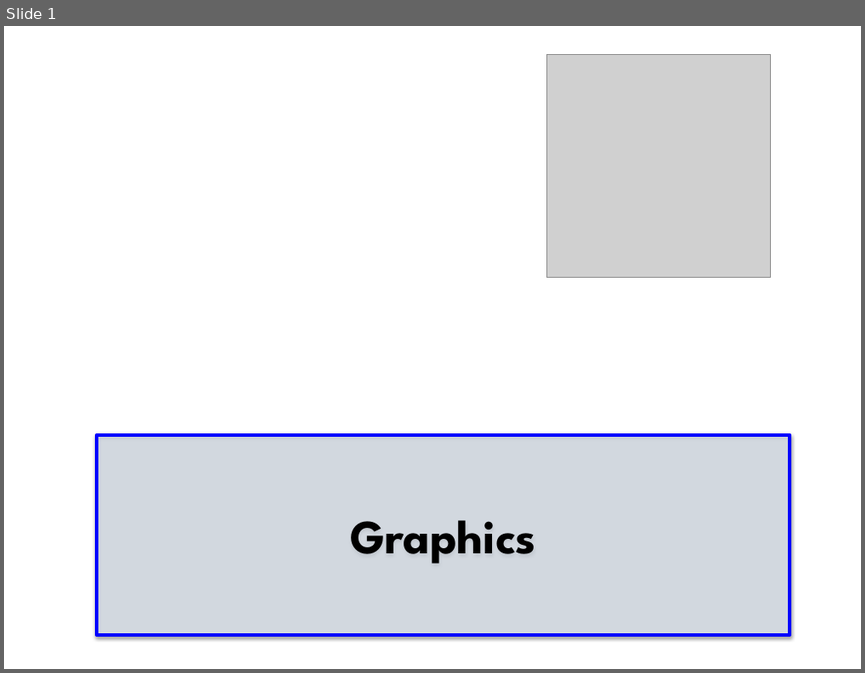
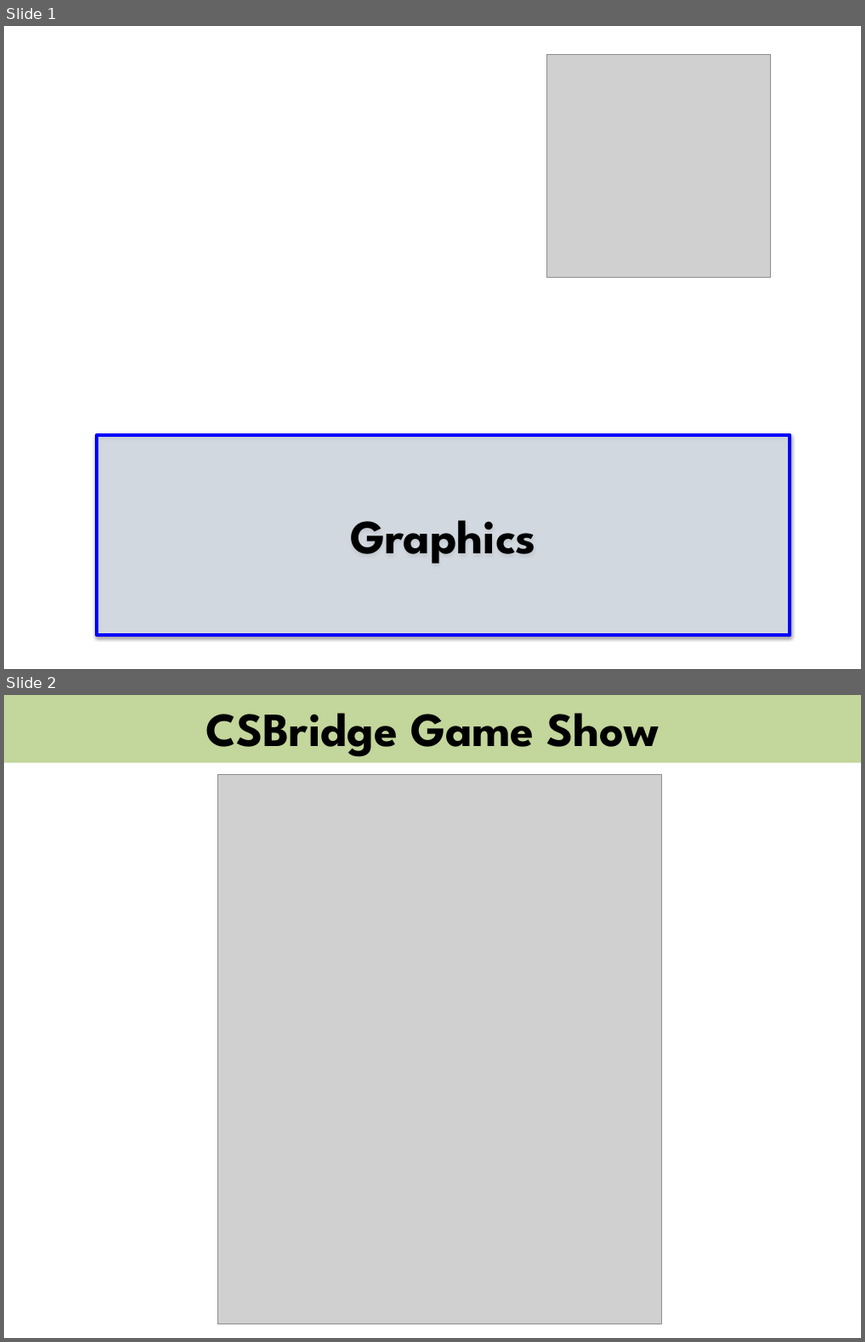
Before and after one commit to brycecr/csbridge2017, a slide deck: slides/Graphics.pptx. Shown one above the other, each under a label of ours: slide 1 before the commit, slides 1 and 2 after it. The pictures are 865x673 and 865x1342 pixels, drawn with LibreOffice and Linux fonts; fonts in the diff are those of the drawing; grey boxes stand for pictures; background and template pictures are left out. Boxes give left, top, right and bottom in pixels: in the first picture for what was removed or moved away, otherwise in the second. Text is boxed around its words. In the diff, an @@ line names an element or a change of style, - is before the commit and + after.

```diff
--- a/slides/Graphics.pptx
+++ b/slides/Graphics.pptx
@@ slide 2 added at bbox=[4, 695, 861, 1338], background #FFFFFF @@
@@ rectangle added at bbox=[4, 695, 861, 763], fill #C3D69B, 40 pt, text #000000, bold @@
+CSBridge Game Show
@@ picture added at bbox=[218, 775, 662, 1323] @@
```
Also in this commit, not shown: 4 other slides added, 4 slides removed.
